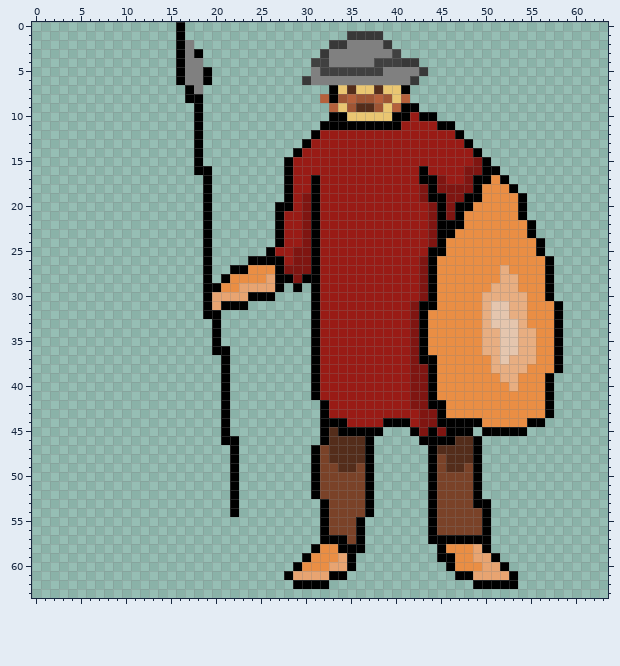
Pixel-art sprite: Assets/Sprites/ChineseSoldier.png. Above, as it was before the edit.
The file is 64x64 pixels. The old version is drawn lined up with the new one.
New version:
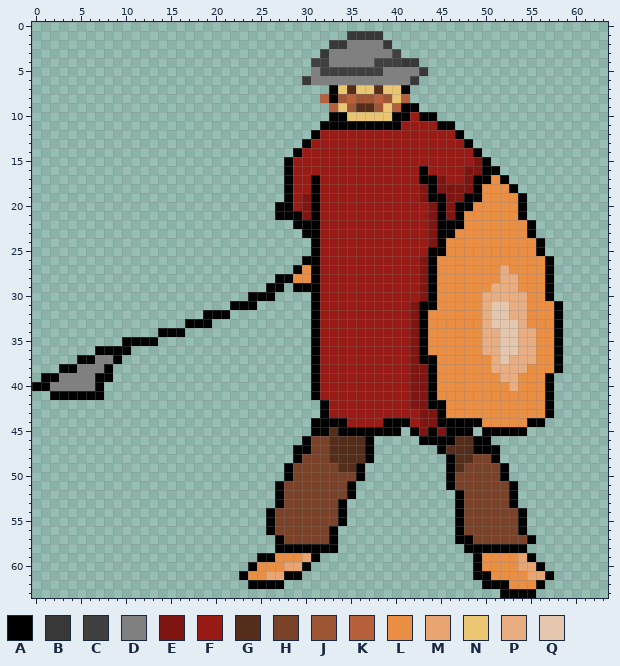
Palette (. is transparent): A #000000  B #383838  C #404040  D #808080  E #7f1511  F #991b15  G #542d1b  H #7a4228  J #9e5534  K #b5603b  L #ea8e44  M #e8a471  N #eac672  P #e8ae81  Q #e5c6ae
Difference:
whole drawing moved by +7,+0 (the old picture is shown already moved)
@@ x 0..63 @@
- 0 ................A...............................................
- 1 ................A..................BBBB.........................
- 2 ................AD...............BBDDDDB........................
- 3 ................ADA.............BDDDDDDDC.......................
- 4 ................ADD............CCDDDDDCCCBB.....................
- 5 ................ADDA...........DCCCCCCCDDDDB....................
- 6 ................ADDA..........BDDDDDDDDDDDB.....................
- 7 .................AD..............ANGNNGNNA......................
- 8 .................AA.............KAJKJJKJNK......................
- 9 ..................A..............KNJGGJNKAA.....................
-10 ..................A..............AANNNNNAAFAA...................
-11 ..................A.............AAAAAAAAAFFFFAA.................
-12 ..................A............AFFFFFFFFFFFFFFFA................
-13 ..................A...........AFFFFFFFFFFFFFFFFFA...............
-14 ..................A..........AFFFFFFFFFFFFFFFFFFFA..............
-15 ..................A.........AFFFFFFFFFFFFFFFFFFFFEA.............
-16 ..................AA........AFFFFFFFFFFFFFFAFFFFEEAA............
-17 ...................A........AFFAFFFFFFFFFFFAAEFFEAALA...........
-18 ...................A........AFFAFFFFFFFFFFFEAEEEEALLLA..........
-19 ...................A........AFEAFFFFFFFFFFFEAAEEAALLLLA.........
-20 ...................A.......AAFEAFFFFFFFFFFFFEAEAALLLLLA.........
-21 ...................A.......AFFEAFFFFFFFFFFFFEAEALLLLLLA.........
-22 ...................A.......AFFEAFFFFFFFFFFFFEAAALLLLLLLA........
-23 ...................A.......AFFEAFFFFFFFFFFFFEAALLLLLLLLA........
-24 ...................A.......AFFEAFFFFFFFFFFFFEALLLLLLLLLLA.......
-25 ...................A......AFFEEAFFFFFFFFFFFFAALLLLLLLLLLA.......
-26 ...................A....AAAAFEEAFFFFFFFFFFFEALLLLLLLLLLLLA......
-27 ...................A..AALLLAEEEAFFFFFFFFFFFEALLLLLLLPLLLLA......
-28 ...................A.ALLLLMAAEAAFFFFFFFFFFFEALLLLLLLPPLLLA......
-29 ...................AALLMMMMA.A.AFFFFFFFFFFFEALLLLLLPPPLLLA......
-30 ...................AMMMMAAA....AFFFFFFFFFFFEALLLLLPPPPPLLA......
-31 ...................AMAAA.......AFFFFFFFFFFEAALLLLLPQQPPLLLA.....
-32 ...................AA..........AFFFFFFFFFFEALLLLLLPQQPPLLLA.....
-33 ....................A..........AFFFFFFFFFFEALLLLLLPQQQPLLLA.....
-34 ....................A..........AFFFFFFFFFFEALLLLLLPPQQPPLLA.....
-35 ....................A..........AFFFFFFFFFFEALLLLLLPPQQPPLLA.....
-36 ....................AA.........AFFFFFFFFFFEALLLLLLPPQQPPLLA.....
-37 .....................A.........AFFFFFFFFFFEAALLLLLLPQPPPLLA.....
-38 .....................A.........AFFFFFFFFFFEEALLLLLLPPPPLLLA.....
-39 .....................A.........AFFFFFFFFFFEEALLLLLLLPPLLLA......
-40 .....................A.........AFFFFFFFFFFEEALLLLLLLLPLLLA......
-41 .....................A.........AFFFFFFFFFFEEALLLLLLLLLLLLA......
-42 .....................A..........AFFFFFFFFFEEAALLLLLLLLLLLA......
-43 .....................A..........AFFFFFFFFFFEEALLLLLLLLLLLA......
-44 .....................A..........AAAFFFFAAAFEEAAAAALLLLLAA.......
-45 .....................A..........AGAAAAA...AEAEAAA.AAAAA.........
-46 .....................AA.........AGGGGA.....AAAAGGA..............
-47 ......................A........AHGGGGA......AGGGGA..............
-48 ......................A........AHGGGGA......AHGGGA..............
-49 ......................A........AHHGGHA......AHGGHA..............
-50 ......................A........AHHHHHA......AHHHHA..............
-51 ......................A........AHHHHHA......AHHHHA..............
-52 ......................A........AHHHHHA......AHHHHA..............
-53 ......................A.........AHHHHA......AHHHHAA.............
-54 ......................A.........AHHHHA......AHHHHHA.............
-55 ................................AHHHA.......AHHHHHA.............
-56 ................................AHHHA.......AHHHHHA.............
-57 ................................AAAHA.......AAAAAAA.............
-58 ...............................ALLAAA........ALLLMA.............
-59 ..............................ALLLMA.........AALLMMA............
-60 .............................ALLLMMA..........ALLLMMA...........
-61 ............................AMMMMAA............AAMMMMA..........
-62 .............................AAAA................AAAAA..........
-63 ................................................................
+ 0 ................................................................
+ 1 ...................................BBBB.........................
+ 2 .................................BBDDDDB........................
+ 3 ................................BDDDDDDDC.......................
+ 4 ...............................CCDDDDDCCCBB.....................
+ 5 ...............................DCCCCCCCDDDDB....................
+ 6 ..............................BDDDDDDDDDDDB.....................
+ 7 .................................ANGNNGNNA......................
+ 8 ................................KAJKJJKJNK......................
+ 9 .................................KNJGGJNKAA.....................
+10 .................................AANNNNNAAFAA...................
+11 ................................AAAAAAAAAFFFFAA.................
+12 ...............................AFFFFFFFFFFFFFFFA................
+13 ..............................AFFFFFFFFFFFFFFFFFA...............
+14 .............................AFFFFFFFFFFFFFFFFFFFA..............
+15 ............................AFFFFFFFFFFFFFFFFFFFFEA.............
+16 ............................AFFFFFFFFFFFFFFAFFFFEEAA............
+17 ............................AFFAFFFFFFFFFFFAAEFFEAALA...........
+18 ............................AFFAFFFFFFFFFFFEAEEEEALLLA..........
+19 ............................AFEAFFFFFFFFFFFEAAEEAALLLLA.........
+20 ...........................AAFEAFFFFFFFFFFFFEAEAALLLLLA.........
+21 ...........................AAAEAFFFFFFFFFFFFEAEALLLLLLA.........
+22 .............................AAAFFFFFFFFFFFFEAAALLLLLLLA........
+23 ..............................AAFFFFFFFFFFFFEAALLLLLLLLA........
+24 ...............................AFFFFFFFFFFFFEALLLLLLLLLLA.......
+25 ...............................AFFFFFFFFFFFFAALLLLLLLLLLA.......
+26 ..............................AAFFFFFFFFFFFEALLLLLLLLLLLLA......
+27 .............................ALAFFFFFFFFFFFEALLLLLLLPLLLLA......
+28 ...........................AALLAFFFFFFFFFFFEALLLLLLLPPLLLA......
+29 ..........................AA.AAAFFFFFFFFFFFEALLLLLLPPPLLLA......
+30 ........................AAA....AFFFFFFFFFFFEALLLLLPPPPPLLA......
+31 ......................AAA......AFFFFFFFFFFEAALLLLLPQQPPLLLA.....
+32 ...................AAA.........AFFFFFFFFFFEALLLLLLPQQPPLLLA.....
+33 .................AAA...........AFFFFFFFFFFEALLLLLLPQQQPLLLA.....
+34 ..............AAA..............AFFFFFFFFFFEALLLLLLPPQQPPLLA.....
+35 ..........AAAA.................AFFFFFFFFFFEALLLLLLPPQQPPLLA.....
+36 .......AAAA....................AFFFFFFFFFFEALLLLLLPPQQPPLLA.....
+37 .....AADDA.....................AFFFFFFFFFFEAALLLLLLPQPPPLLA.....
+38 ...AADDDA......................AFFFFFFFFFFEEALLLLLLPPPPLLLA.....
+39 .AADDDDAA......................AFFFFFFFFFFEEALLLLLLLPPLLLA......
+40 AADDDDDA.......................AFFFFFFFFFFEEALLLLLLLLPLLLA......
+41 ..AAAAAA.......................AFFFFFFFFFFEEALLLLLLLLLLLLA......
+42 ................................AFFFFFFFFFEEAALLLLLLLLLLLA......
+43 ................................AFFFFFFFFFFEEALLLLLLLLLLLA......
+44 ...............................AAAAFFFFAAAFEEAAAAALLLLLAA.......
+45 ...............................AAGAAAAAAA.AEAEAAA.AAAAA.........
+46 ..............................AHHGGGGA.....AAAAGGAA.............
+47 .............................AAHHGGGGA.......AGGGAAA............
+48 .............................AHHHGGGGA........AGGHHA............
+49 ............................AHHHHHGGA.........AGHHHHA...........
+50 ............................AHHHHHHHA.........AHHHHHA...........
+51 ...........................AHHHHHHHA..........AHHHHHHA..........
+52 ...........................AHHHHHHHA...........AHHHHHA..........
+53 ...........................AHHHHHHA............AHHHHHA..........
+54 ..........................AHHHHHHHA............AHHHHHHA.........
+55 ..........................AHHHHHHHA............AHHHHHHA.........
+56 ..........................AHHHHHHA.............AHHHHHHA.........
+57 ...........................AHHHHHA.............AAHHHHHHA........
+58 ...........................AAAAAAA..............AAAAAAA.........
+59 .........................AALLLMA.................ALLLLMA........
+60 ........................ALLLMMA..................ALLLLMMA.......
+61 .......................ALLMMAA...................AALLLLMMA......
+62 ........................AAAA......................AAALLLA.......
+63 ....................................................AAAA........
Pixel boxes of the changes (left, top, right, bottom) in both pictures:
changed: (32, 22, 554, 598)
